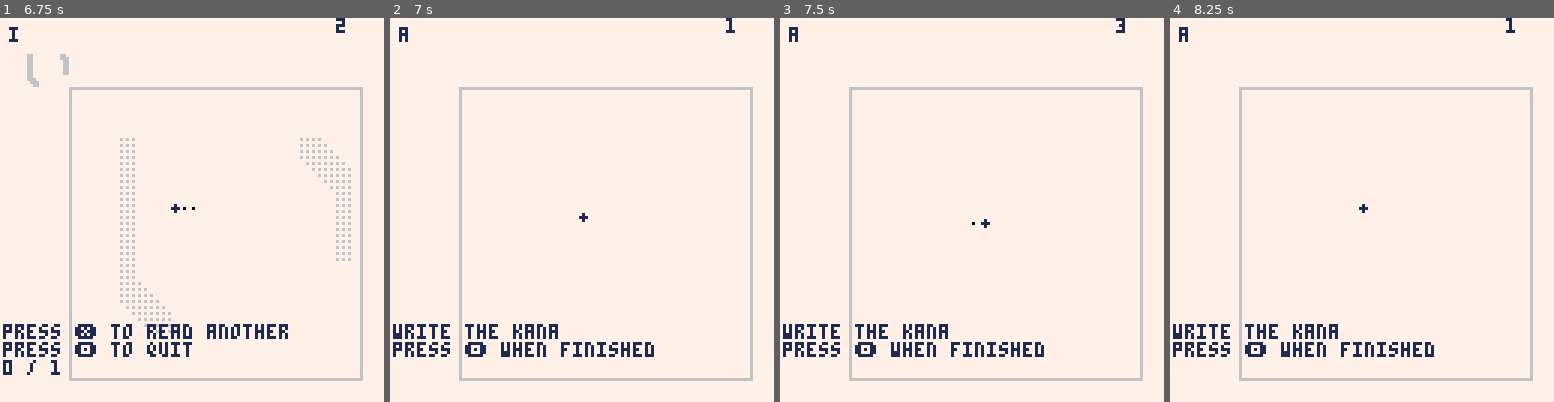
Above: before the commit, frames 1-4 (left to right).
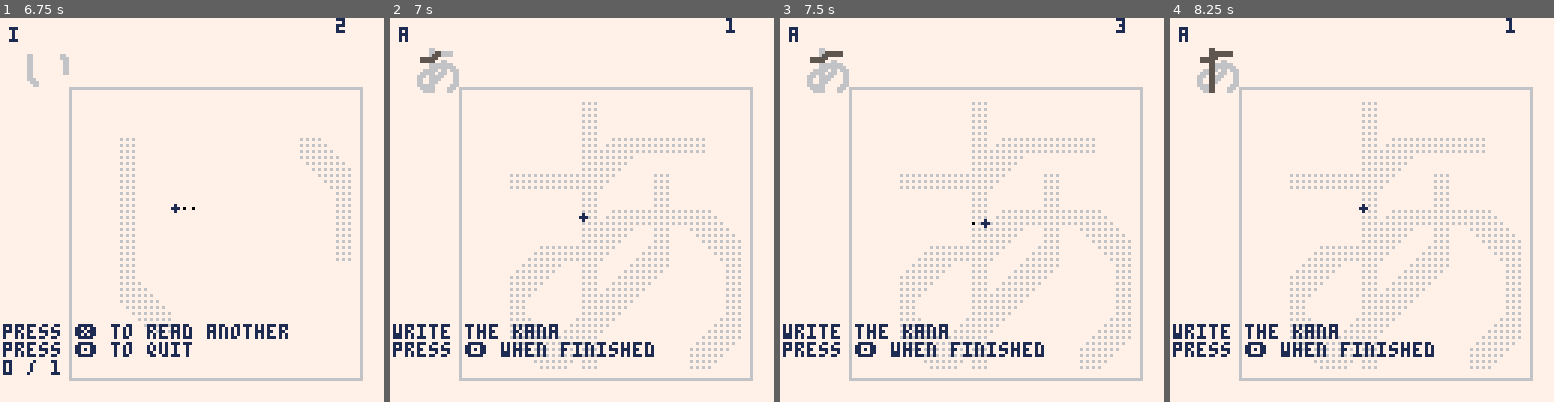
Above: after the commit, the same moments.

Repository: SestrenExsis/KanaPractice
Game: PICO-8 cartridge hiragana.p8
The game is run twice, just before and just after one commit, with the same random seed, the same clock (stepped at 60 frames per second) and the same inputs.
Inputs (mouse positions are in pixels of both pictures, inside the frame that each line leads up to):
- Up to frame 1 (6.75 s): tap O (Z key) at 0.33, 0.7, 1.43, 2.22, 3.1, 3.98, 4.87, 5.75, 6.63 s; click (69, 121) at 0.67 s; tap X (X key) at 1.07, 2.07, 2.4, 2.73, 3.07, 3.4, 3.73, 4.07, 4.4, 4.73, 5.07, 5.4, 5.73, 6.07, 6.4, 6.73 s; click (130, 267) at 1.22 s; click (195, 114) at 1.77 s; hold Left 1.97-2.37 s; click (257, 259) at 2.32 s; hold Down 2.42-2.82 s; click (322, 106) at 2.87 s; hold Right 2.87-3.53 s; click (84, 256) at 3.42 s; hold Up 3.58-4.08 s; click (145, 102) at 3.97 s; hold Right 4.13-4.53 s; click (211, 248) at 4.52 s; hold Down 4.58-5.08 s; click (272, 94) at 5.07 s; hold Left 5.13-5.8 s; click (337, 244) at 5.62 s; hold Up 5.85-6.18 s; click (99, 90) at 6.17 s; hold Left 6.23-6.63 s; hold Down from 6.68 s (still down); click (161, 236) at 6.72 s
- Up to frame 2 (7 s): keep holding Down
- Up to frame 3 (7.5 s): tap X (X key) at 7.07, 7.4 s; release Down at 7.08 s; hold Right from 7.13 s (still down); click (1006, 83) at 7.27 s
- Up to frame 4 (8.25 s): tap O (Z key) at 7.52 s; tap X (X key) at 7.73, 8.07 s; release Right at 7.8 s; click (1458, 229) at 7.82 s; hold Up from 7.85 s (still down)

Frame 1 is identical in both runs. In frame 2, 4.8% of the frame differs, in the area x 7-92%, y 7-92%; in frame 3, 4.8%; in frame 4, 4.8%.

Commit message:
Rename hint to cheat

Diff:
--- a/hiragana.p8
+++ b/hiragana.p8
@@ -136,8 +136,6 @@
 -- pool : ink spread over time
 -- maxr : ink max spread
 -- dryt : time to finish drying
-
-_hint=true --enable stroke hinting
 
 _accl=0.175
 _drag=0.100
@@ -539,10 +537,7 @@
 				local btm=top+s-1
 				local rgt=lft+s-1
 				pt1=point(lft,top)
-				if not _hint then
-					rectfill(lft,top,rgt,btm,c)
-				end
-				if pt0~=nil and _hint then
+				if pt0~=nil then
 					local ps=betweens(pt0,pt1)
 					for p in all(ps) do
 						top=p.y+0.25*s
@@ -953,7 +948,6 @@
 	local idx=flr(rnd(#cards))+1
 	_kana=_kanatbl[cards[idx]]
 	_inks={{}}
-	_hint=false
 	_state="guess"
 end
 
@@ -966,7 +960,7 @@
 		sfx(0)
 	end
 	if btnp(❎,1) then
-		_hint=not _hint
+		_cheat=not _cheat
 		sfx(0)
 	end
 	if _mous then
@@ -1048,9 +1042,9 @@
 	rect(23,23,120,120,6)
 	-- draw hint
 	if _state=="check" then
-		_hint=true
-	end
-	if _hint then
+		_cheat=true
+	end
+	if _cheat then
 		drawkana(k,7,9,2,_c_cut)
 		local i=(12*t())%64
 		i=mid(0,i-16,64)
@@ -1152,7 +1146,7 @@
 01000100100010011000e001e00010011000100e0000000e0e0101010101010101010101010e0e010107010e01001010010010100e00e010070010e010100100
 001110000011000000ee000000110000001100000000000000e0100000101000001010000010e00000101000001100000011000000ee00000011000001001000
 00700000001000000010000000100000007000000010000000100000070001000100070001000100000700000001000000010000007010000010100000107000
-01e00000011000000110000000ee010000e1010000110100001107000e00010001000e0001000100011e110007eeee000111110000e0011000100ee000100110
+01e00000011000000110000000ee010000e1010000110100001107000e00010001000e0001000100011e110007eeee000111110000e0011000100ee000100e10
 10e0010010100100101007007e10001011e0001011100010111000e00e11110001e11e00017eee00000e0000000100000001000000e11001001ee00e00111001
 00e001000010010000100e000010000000e0000000100000001000000e0010100e00e010010010e0011e11000111110007eeee0001e000010ee0000e01100001
 01e111100eeeeee001111e100110000001e000000e1000000110000010e01001e010e0011010100e000e0000000100000001000010e00010701000e010100010
